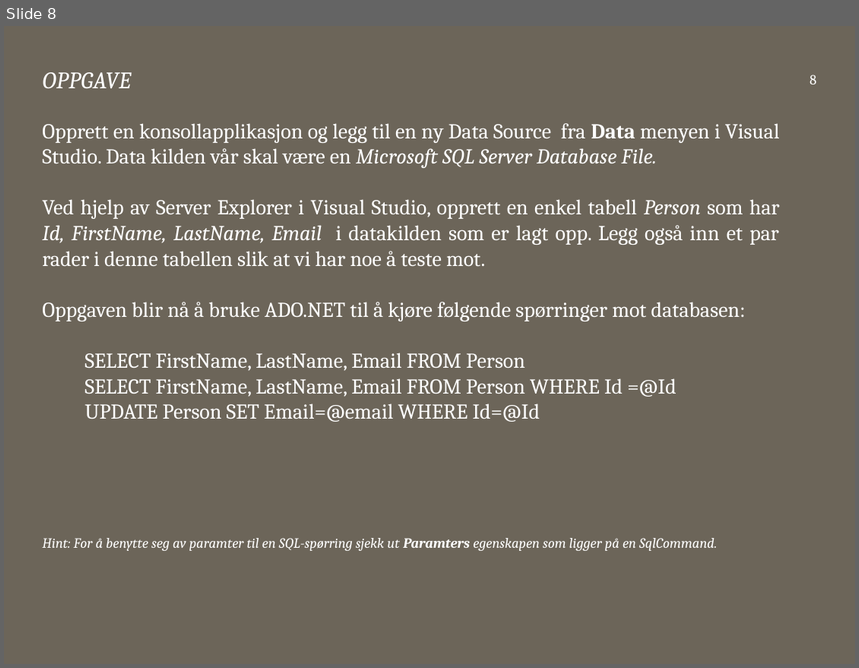
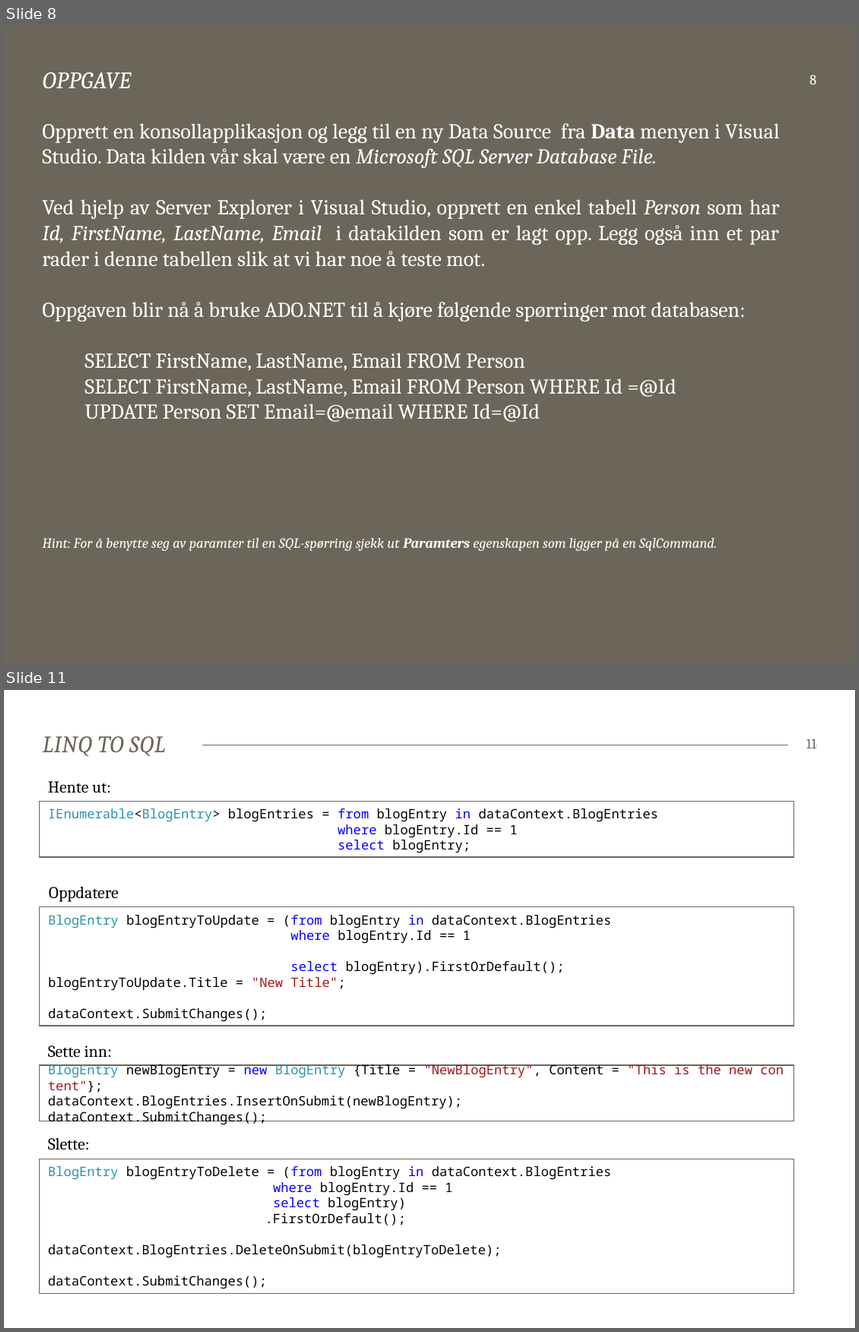
Before and after one commit to bekk/dotnetkurs, a slide deck: persistingData/persistingData.pptx. Shown one above the other, each under a label of ours: slide 8 before the commit, slides 8 and 11 after it; the slides between them are not shown. The pictures are 859x668 and 859x1332 pixels, drawn with LibreOffice and Linux fonts; fonts in the diff are those of the drawing. Boxes give left, top, right and bottom in pixels: in the first picture for what was removed or moved away, otherwise in the second. Text is boxed around its words. In the diff, an @@ line names an element or a change of style, - is before the commit and + after.

```diff
--- a/persistingData/persistingData.pptx
+++ b/persistingData/persistingData.pptx
@@ slide 11 added at bbox=[4, 690, 855, 1328], background #FFFFFF; not listed: 1 template element that a slide beside it also shows @@
@@ title added at bbox=[43, 736, 166, 756], 20 pt, text #6C6559, italic @@
+LINQ TO SQL
@@ page number added at bbox=[807, 739, 816, 749], 12 pt, text #6C6559 @@
+11
@@ rectangle added at bbox=[40, 802, 794, 858], fill #FFFFFF, outline #6C6559 0.75 pt, 11 pt, text #000000 @@
+IEnumerable<BlogEntry> blogEntries = from blogEntry in dataContext.BlogEntries
+where blogEntry.Id == 1
+select blogEntry;
@@ text added at bbox=[48, 781, 111, 793], 14 pt, text #000000 @@
+Hente ut:
@@ text added at bbox=[49, 887, 119, 902], 14 pt, text #000000 @@
+Oppdatere
@@ rectangle added at bbox=[40, 907, 794, 1026], fill #FFFFFF, outline #6C6559 0.75 pt, 11 pt, text #000000 @@
+BlogEntry blogEntryToUpdate = (from blogEntry in dataContext.BlogEntries
+where blogEntry.Id == 1
+select blogEntry).FirstOrDefault();
+blogEntryToUpdate.Title = "New Title";
+dataContext.SubmitChanges();
@@ text added at bbox=[48, 1046, 112, 1058], 14 pt, text #000000 @@
+Sette inn:
@@ rectangle added at bbox=[40, 1065, 794, 1122], fill #FFFFFF, outline #6C6559 0.75 pt, 11 pt, text #000000 @@
+BlogEntry newBlogEntry = new BlogEntry {Title = "NewBlogEntry", Content = "This is the new content"};
+dataContext.BlogEntries.InsertOnSubmit(newBlogEntry);
+dataContext.SubmitChanges();
@@ text added at bbox=[48, 1138, 90, 1151], 14 pt, text #000000 @@
+Slette:
@@ rectangle added at bbox=[40, 1159, 794, 1293], fill #FFFFFF, outline #6C6559 0.75 pt, 11 pt, text #000000 @@
+BlogEntry blogEntryToDelete = (from blogEntry in dataContext.BlogEntries
+where blogEntry.Id == 1
+select blogEntry)
+.FirstOrDefault();
+dataContext.BlogEntries.DeleteOnSubmit(blogEntryToDelete);
+dataContext.SubmitChanges();
```
Also in this commit, not shown: 4 slides changed, 3 other slides added, 2 slides removed, 16 other files.
